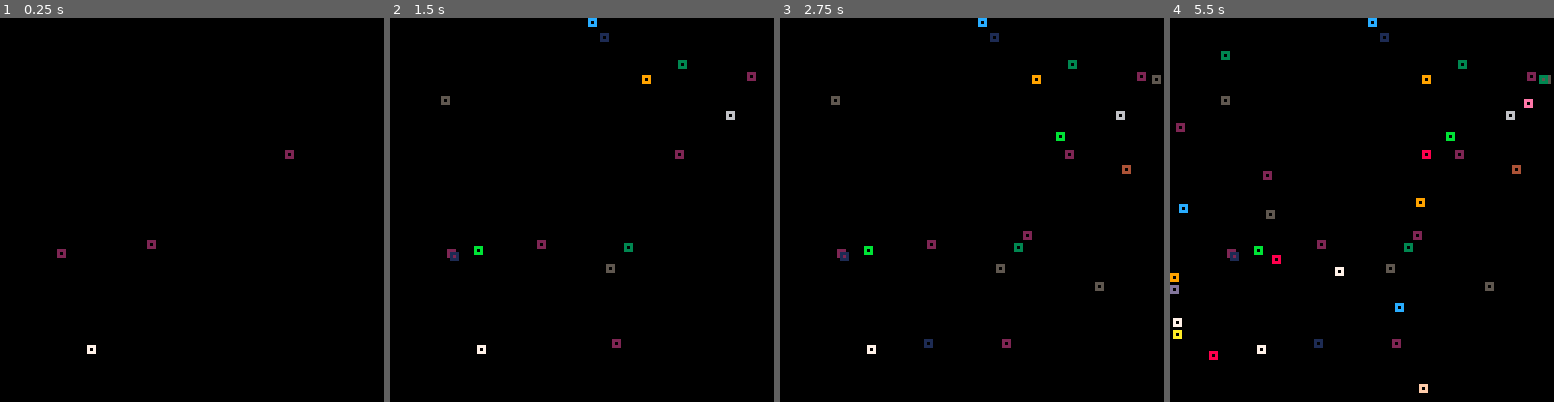
Above: before the commit, frames 1-4 (left to right).
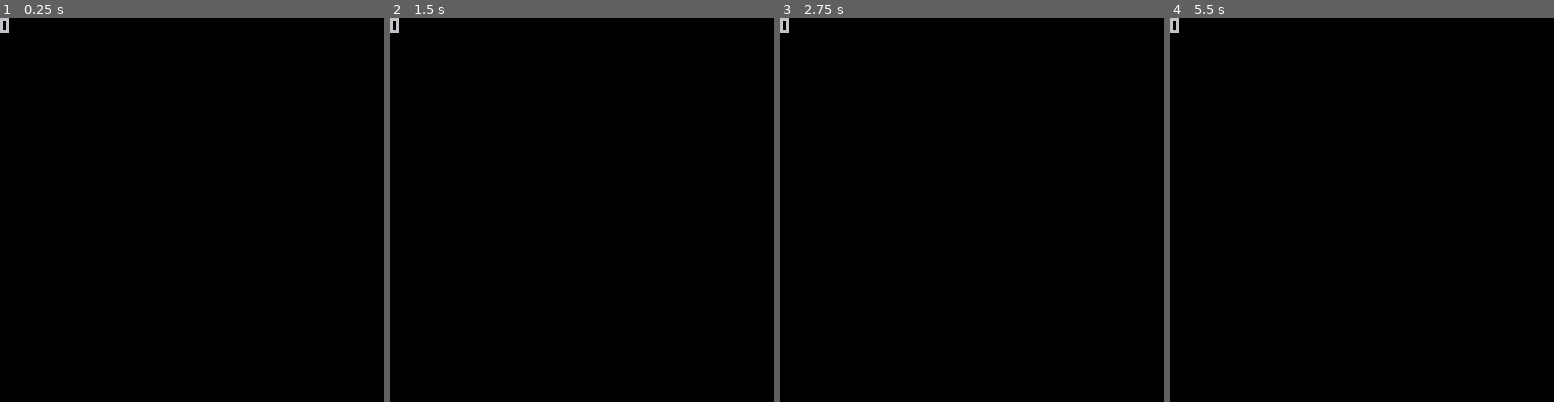
Above: after the commit, the same moments.

Repository: ncalbrix/pico8-tests
Game: PICO-8 cartridge networks.p8
Two runs of this game, one before a commit and one after it. Both use one fixed random seed, a clock stepped at 60 frames per second and the inputs below.
Inputs:
- Up to frame 1 (0.25 s): no input
- Up to frame 2 (1.5 s): tap X (X key) at 0.33, 1.07 s
- Up to frame 3 (2.75 s): tap X (X key) at 1.85 s
- Up to frame 4 (5.5 s): tap X (X key) at 2.97, 4.08, 5.2 s

The runs differ from the first frame. In frame 1, 0.3% of the frame differs, in the area x 0-77%, y 0-88%; in frame 2, 0.8%; in frame 3, 1.1%; in frame 4, 2.0%, in the area x 0-100%, y 0-98%.

Commit message:
[Networks - Broken] Add implementation of links, construction of network with adjacency list

Diff:
--- a/networks.p8
+++ b/networks.p8
@@ -4,53 +4,19 @@
 -- networks
 -- a network/graph test
 
-
-t=0
-
-function _init()
-	cls()
-	n = new_network(
-		{
-			new_node(20,78),
-			new_node(96,45),
-			new_node(50,75),
-			new_node(30,110,7)
-		}
-	)
-	n:draw()
-end
-
-function _update()
-	if (btn(5)) then
-		for i=1,3 do
-			n:add_node(
-				new_node(
-					128*rnd(),
-					128*rnd(),
-					15*rnd()+1
-				)
-			)
-		end
-	end
-end
-
-function _draw()
-	cls()
-	n:draw()
-end
 -->8
 -- base classes
 
 -- network class
 
-function new_network(_nodes,_links)
+function new_network(_nodes,adj)
 	_nodes = (_nodes or {})
-	_links = (_links or {})
+	adj = (adj or {})
 
-	return {
+	network = {
 		--attrs
-		nodes=_nodes,
-		links=_links,
+		nodes={},
+		links={},
 
 		--inner methods
 		get_node=function(self,n)
@@ -61,13 +27,48 @@
 			add(self.nodes,node)
 		end,
 
+		add_link=function(self,link)
+			add(self.links,link)
+		end,
+
 		--outer methods
 		draw=function(self)
 			for n in all(self.nodes) do
 				n:draw()
 			end
+			for l in all(self.nodes) do
+				l:draw()
+			end
 		end
 	}
+
+	print('starting const')
+	--construction
+	print('adding nodes')
+	for n in all(_nodes) do
+		network.add_node(n)
+		n.set_network(network)
+	end
+	print('nodes added')
+
+	print('adding links')
+	for org,dests in pairs(adj) do
+		for dst in all(dests) do
+			print('constr link')
+			l = new_link(
+				network.nodes[org],
+				network.nodes[dst]
+			)
+			print('link built')
+
+			network.add_link(l)
+			l.set_network(network)
+			del(adj[dst],org)
+		end
+	end
+	print('links added')
+
+	return network
 end
 
 
@@ -83,6 +84,12 @@
 		x=_x,
 		y=_y,
 		col=_col,
+		network=nil,
+
+		--inner methods
+		set_network=function(self,net)
+			self.network=net
+		end,
 
 		--outer methods
 		draw=function(self)
@@ -108,10 +115,57 @@
 	return {
 		--attrs
 		node_1=_node_1,
-		node_2=_node_2
+		node_2=_node_2,
+		col=_col,
+		network=nil,
+
+		--inner methods
+		set_network=function(self,net)
+			self.network=net
+		end,
 
 		--outer methods
+		draw=function(self)
+			line(
+				self.node_1.x,
+				self.node_1.y,
+				self.node_2.x,
+				self.node_2.y,
+				self.col
+			)
+		end
 	}
+end
+
+function link_equality(link_1,link_2)
+	return (
+		((link_1.node_1 == link_2.node_1) and (link_1.node_2 == link_2.node_2))
+		or
+		((link_1.node_1 == link_2.node_2) and (link_1.node_2 == link_2.node_1))
+	)
+end
+-->8
+
+nodes = {
+	new_node(20,20),
+	new_node(107,107),
+	new_node(107,20),
+	new_node(20,107)
+}
+
+adj = {
+	{2,4},
+	{1,3,4},
+	{2},
+	{1,2}
+}
+
+
+net = new_network(nodes,adj)
+function _draw()
+	cls()
+	net:draw()
+	print(#net.nodes)
 end
 __gfx__
 00000000000000000000000000000000000000000000000000000000000000000000000000000000000000000000000000000000000000000000000000000000
